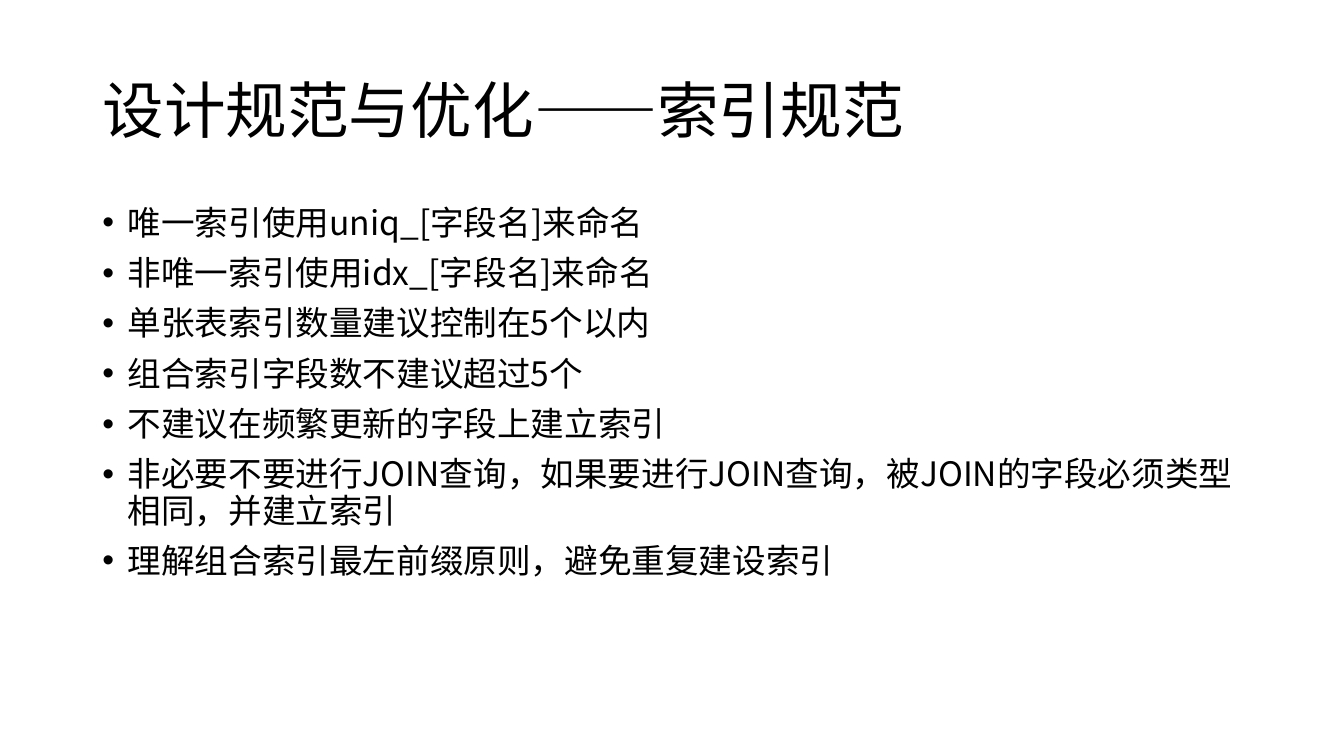
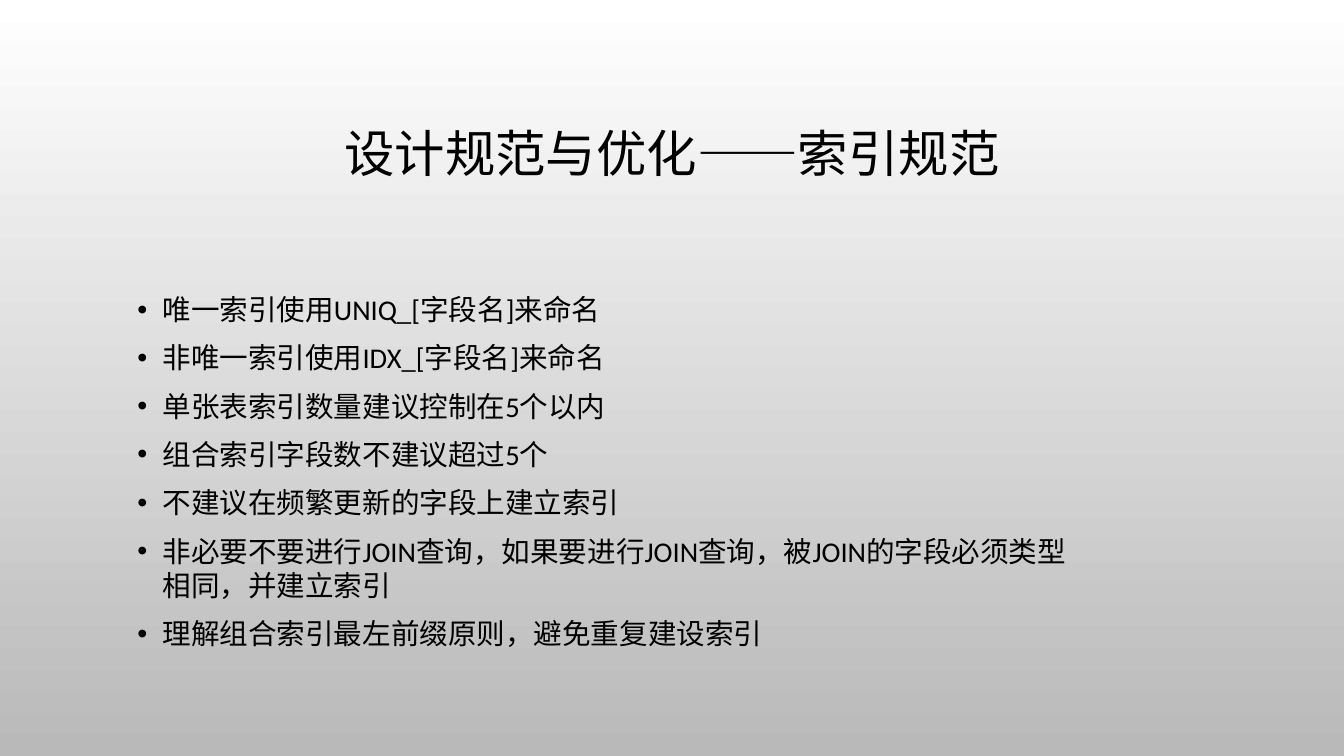
Before and after one commit to jaspone/notes, a slide deck: slide 19 of mysql分享.pptx (slide 18 before the commit). Drawn at 1344x756 pixels with LibreOffice and Linux fonts; fonts in the diff are those of the drawing; background and template pictures are left out. Boxes give left, top, right and bottom in pixels: in the first picture for what was removed or moved away, otherwise in the second. Text is boxed around its words. In the diff, an @@ line names an element or a change of style, - is before the commit and + after.

```diff
--- a/mysql分享.pptx
+++ b/mysql分享.pptx
@@ background #FFFFFF to picture (left out) @@
@@ title "设计规范与优化——索引规范": place and size @@
-title "设计规范与优化——索引规范" at bbox=[102, 81, 903, 138]
+title "设计规范与优化——索引规范" at bbox=[344, 129, 999, 176]
@@ title "设计规范与优化——索引规范" at bbox=[344, 129, 999, 176]: size 44 to 36 pt, font Noto Sans CJK SC to Calibri; alignment left to centre @@
@@ text "唯一索引使用UNIQ_[字段名]来命名": place and size @@
-text "唯一索引使用UNIQ_[字段名]来命名" at bbox=[128, 206, 1233, 577]
+text "唯一索引使用UNIQ_[字段名]来命名" at bbox=[163, 296, 1067, 647]
@@ text at bbox=[163, 296, 605, 372]: text changed; size 24 to 20.4 pt; font Noto Sans CJK SC to Calibri @@
-• 唯一索引使用uniq_[字段名]来命名
-• 非唯一索引使用idx_[字段名]来命名
+• 唯一索引使用UNIQ_[字段名]来命名
+• 非唯一索引使用IDX_[字段名]来命名
@@ text at bbox=[163, 393, 1067, 647]: size 24 to 20.4 pt, font Noto Sans CJK SC to Calibri in "单张表索引数量建议控制在5个以内", "组合索引字段数不建议超过5个", "不建议在频繁更新的字段上建立索引", "非必要不要进行JOIN查询，如果要进行JOIN查询，被JOIN的字段必须类型相同，并建立索引" and 1 more places; line spacing 0.9 to 1 @@
```
Also in this commit, not shown: 39 other slides changed, 1 slide added.
